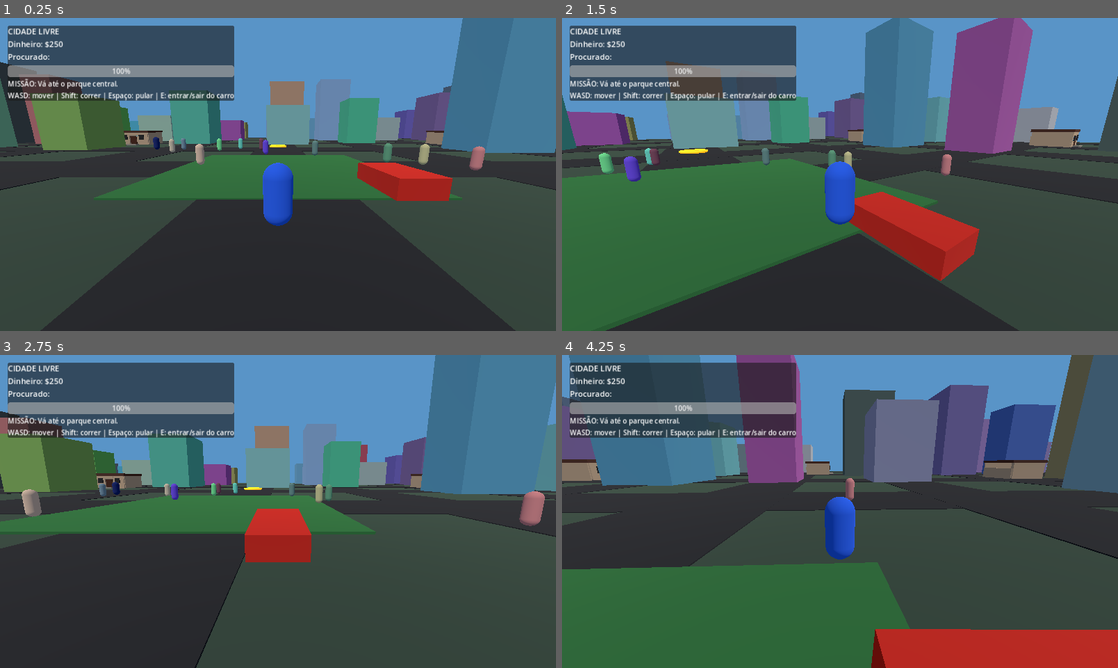
Above: before the commit, frames 1-4 (two rows, left to right).
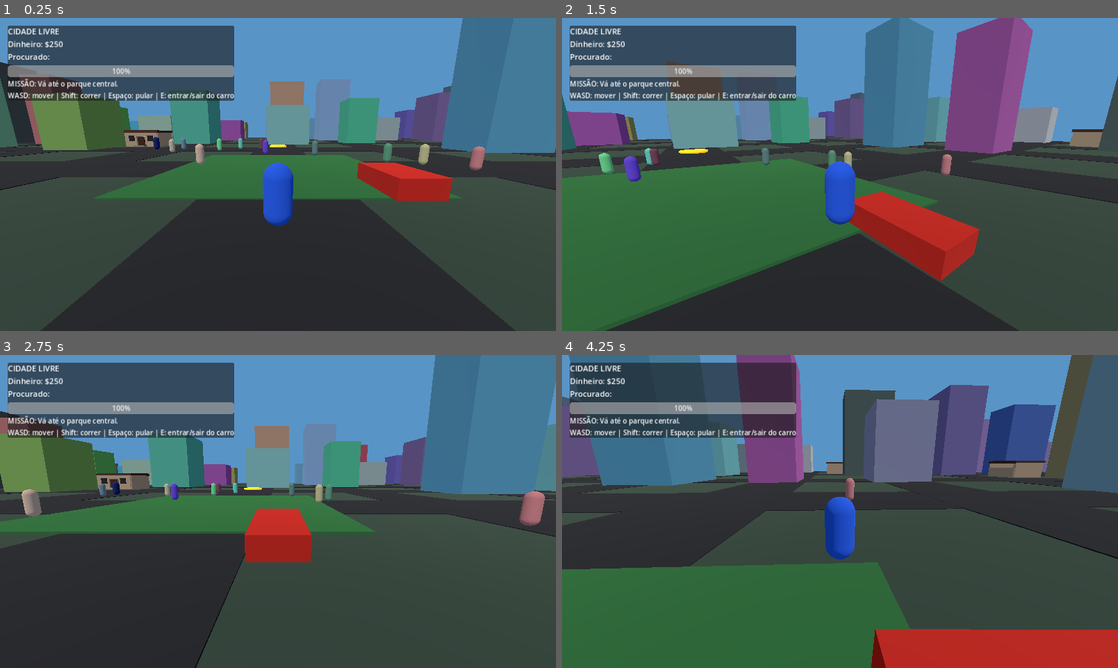
Above: after the commit, the same moments.

Repository: aykon042-cpu/CIDADE-LIVRE
Game: Godot game, scene res://scenes/Main.tscn
Two runs of this game, one before a commit and one after it. Both use one fixed random seed, a clock stepped at 60 frames per second and the inputs below.
Inputs (mouse positions are in pixels of both pictures, inside the frame that each line leads up to):
- Up to frame 1 (0.25 s): no input
- Up to frame 2 (1.5 s): move the mouse to (867, 174) at 0.52 s; hold E (interact) 0.53-1.28 s; hold W (move_forward) from 0.53 s (still down); tap Space (jump) at 0.77 s; move the mouse to (812, 174) at 1.27 s; tap Ctrl (sprint) at 1.35 s
- Up to frame 3 (2.75 s): keep holding W (move_forward); tap Space (jump) at 1.52 s; move the mouse to (289, 505) at 2.02 s; hold E (interact) from 2.03 s (still down)
- Up to frame 4 (4.25 s): keep holding W (move_forward); move the mouse to (834, 517) at 2.77 s; release E (interact) at 2.78 s; tap Ctrl (sprint) at 2.85 s; tap Space (jump) at 3.02, 3.77 s; move the mouse to (878, 514) at 3.52 s; hold E (interact) from 3.53 s (still down)

The runs differ from the first frame. In frame 1, 0.4% of the frame differs, in the area x 22-80%, y 35-42%; in frame 2, 0.8%; in frame 3, 0.3%; in frame 4, 0.9%, in the area x 0-88%, y 33-41%.
Error in both runs: Invalid assignment of property or key 'waypoints' with value of type 'Array' on a base object of type 'VehicleBody3D (CityTrafficVehicle)'. (res://scripts/worl…

Commit message:
Place residential homes safely inside city blocks

Diff:
--- a/CIDADE_LIVRE_GODOT/scripts/world.gd
+++ b/CIDADE_LIVRE_GODOT/scripts/world.gd
@@ -97,7 +97,8 @@
 		var house := Node3D.new()
 		house.set_script(HOUSE_SCRIPT)
 		house.name = "ResidentialHouse_%02d" % houses.size()
-		house.position = Vector3(cell.x * 20.0 + 4.5, 0.0, cell.y * 20.0 + 4.5)
+		# Center each home inside its block, clear of the surrounding road lanes.
+		house.position = Vector3(cell.x * 20.0 + 10.0, 0.0, cell.y * 20.0 + 10.0)
 		add_child(house)
 		houses.append(house)
 
